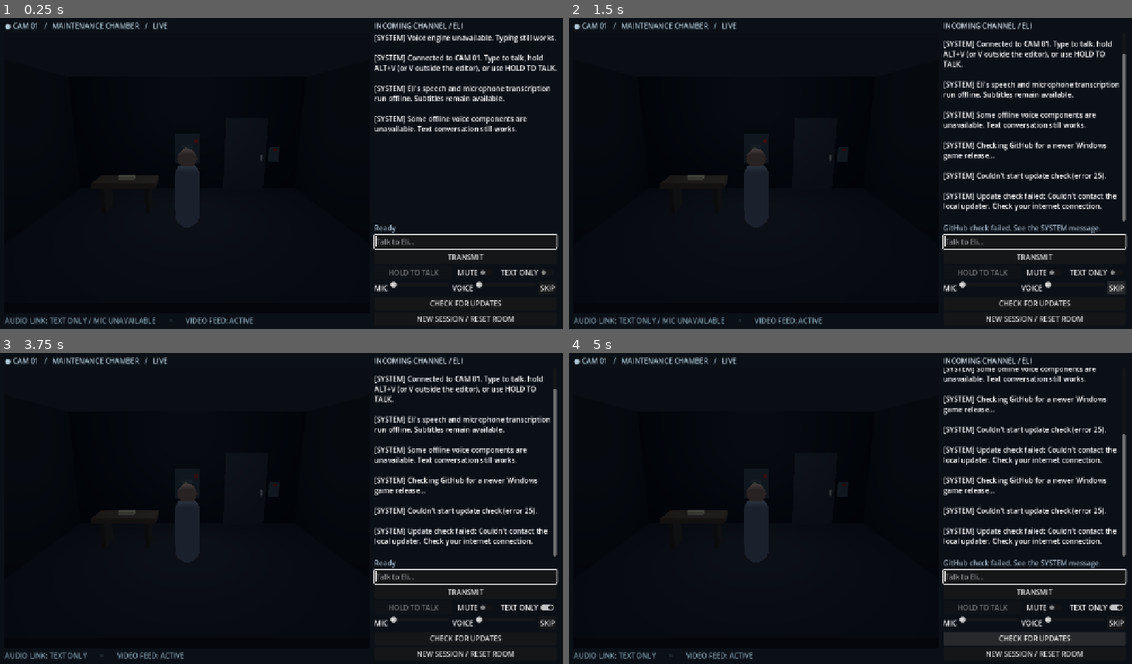
Above: before the commit, frames 1-4 (two rows, left to right).
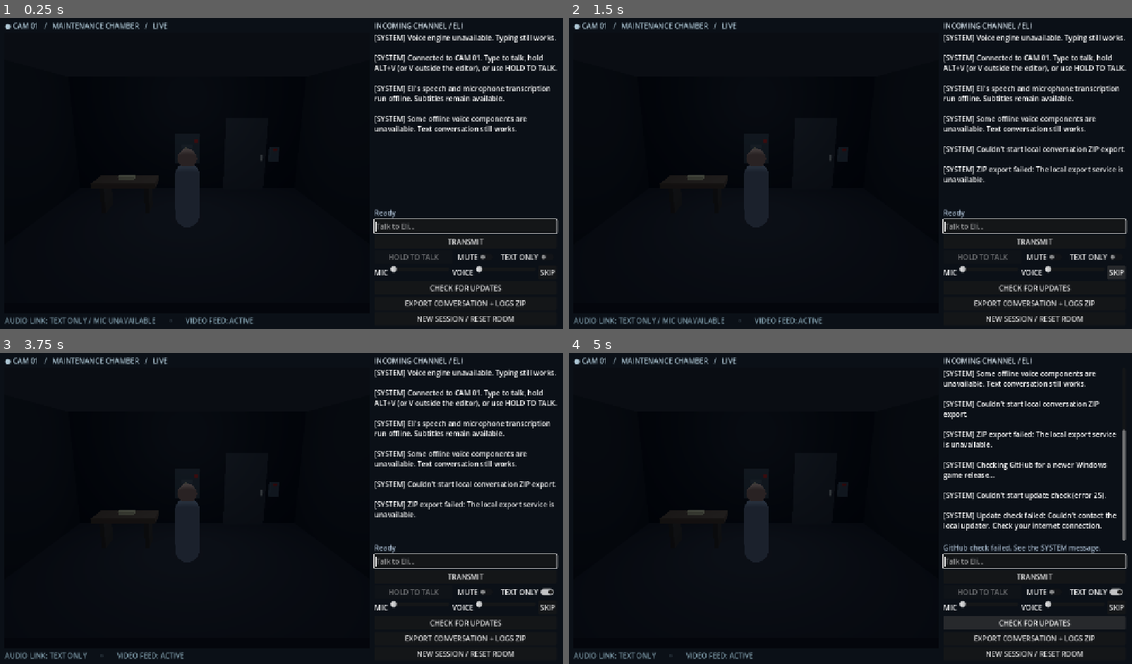
Above: after the commit, the same moments.

Repository: maloysius-wq/the-last-connection
Game: Godot game, scene res://scenes/Main.tscn
Two runs of this game, one before a commit and one after it. Both use one fixed random seed, a clock stepped at 60 frames per second and the inputs below.
Inputs (mouse positions are in pixels of both pictures, inside the frame that each line leads up to):
- Up to frame 1 (0.25 s): no input
- Up to frame 2 (1.5 s): click (1036, 304) at 0.5 s, where only the run after the commit has a clickable "EXPORT CONVERSATION + LOGS ZIP"; click "SKIP" at 1.25 s
- Up to frame 3 (3.75 s): click "SKIP" at 2 s; click "TRANSMIT" at 2.75 s; click "TEXT ONLY" at 3.5 s
- Up to frame 4 (5 s): click "CHECK FOR UPDATES" at 4.25 s

The runs differ from the first frame. In frame 1, 2.1% of the frame differs, in the area x 66-100%, y 61-93%; in frame 2, 9.0%; in frame 3, 8.7%; in frame 4, 9.6%, in the area x 66-100%, y 4-93%.

Commit message:
Add one-click local ZIP export of current Eli conversation and per-session diagnostic trace

Diff:
--- a/godot/scripts/main.gd
+++ b/godot/scripts/main.gd
@@ -24,6 +24,9 @@
 var update_http: HTTPRequest
 var update_button: Button
 var update_dialog: ConfirmationDialog
+var export_http: HTTPRequest
+var export_button: Button
+var export_busy := false
 var update_stage := ""
 var available_update_tag := ""
 var session_id: String
@@ -74,6 +77,10 @@
     update_http.timeout = 30.0
     add_child(update_http)
     update_http.request_completed.connect(_on_update_response)
+    export_http = HTTPRequest.new()
+    export_http.timeout = 30.0
+    add_child(export_http)
+    export_http.request_completed.connect(_on_session_exported)
     update_dialog = ConfirmationDialog.new()
     update_dialog.title = "Update The Last Connection?"
     update_dialog.confirmed.connect(_install_update)
@@ -211,6 +218,11 @@
     update_button.focus_mode = Control.FOCUS_NONE
     update_button.pressed.connect(_check_for_updates)
     right.add_child(update_button)
+    export_button = Button.new()
+    export_button.text = "EXPORT CONVERSATION + LOGS ZIP"
+    export_button.focus_mode = Control.FOCUS_NONE
+    export_button.pressed.connect(_export_current_session)
+    right.add_child(export_button)
     var new_game := Button.new()
     new_game.text = "NEW SESSION / RESET ROOM"
     new_game.focus_mode = Control.FOCUS_NONE
@@ -557,6 +569,77 @@
     call_deferred("_restore_input_focus")
 
 
+func _export_folder() -> String:
+    var folder := _save_path().get_base_dir().path_join("exports")
+    if folder.begins_with("user://"):
+        return ProjectSettings.globalize_path(folder)
+    return folder
+
+
+func _export_current_session() -> void:
+    if export_busy or session_id.is_empty():
+        return
+    export_busy = true
+    export_button.disabled = true
+    export_button.text = "BUILDING SESSION ZIP..."
+    # Keep diagnostics aligned with a finished or currently active turn;
+    # saving it does not send anything to the internet.
+    var transcript := log_view.get_parsed_text()
+    var body := JSON.stringify({
+        "session_id": session_id,
+        "transcript": transcript,
+        "world": world.snapshot()
+    })
+    var code := export_http.request(
+        BRIDGE_URL + "/api/session/export",
+        PackedStringArray(["Content-Type: application/json", "X-TLC-Export: 1"]),
+        HTTPClient.METHOD_POST, body)
+    if code != OK:
+        _message("SYSTEM", "Couldn't start local conversation ZIP export.")
+        _end_export()
+
+
+func _on_session_exported(result: int, code: int, _headers: PackedStringArray,
+        bytes: PackedByteArray) -> void:
+    if result != HTTPRequest.RESULT_SUCCESS or code != 200:
+        var details = JSON.parse_string(bytes.get_string_from_utf8())
+        var error_text := str(details.get("error", "The local export service is unavailable.")
+            if typeof(details) == TYPE_DICTIONARY else "The local export service is unavailable.")
+        _message("SYSTEM", "ZIP export failed: " + error_text.left(220))
+        _end_export()
+        return
+    if bytes.size() < 30 or bytes[0] != 80 or bytes[1] != 75:
+        _message("SYSTEM", "ZIP export failed: the bridge returned an invalid archive.")
+        _end_export()
+        return
+    var folder := _export_folder()
+    if DirAccess.make_dir_recursive_absolute(folder) != OK:
+        _message("SYSTEM", "ZIP export failed: couldn't create exports folder.")
+        _end_export()
+        return
+    var filename := "TheLastConnection-" + session_id + "-" + str(int(Time.get_unix_time_from_system())) + ".zip"
+    var path := folder.path_join(filename)
+    var file := FileAccess.open(path, FileAccess.WRITE)
+    if file == null:
+        _message("SYSTEM", "ZIP export failed: couldn't write to the exports folder.")
+        _end_export()
+        return
+    file.store_buffer(bytes)
+    file.close()
+    _message("SYSTEM", "Conversation + diagnostic logs saved to: " + path)
+    # Open Explorer so the ZIP can be dragged directly into the ChatGPT chat.
+    if OS.has_feature("windows"):
+        OS.shell_open(folder)
+    _end_export()
+
+
+func _end_export() -> void:
+    export_busy = false
+    export_button.disabled = false
+    export_button.text = "EXPORT CONVERSATION + LOGS ZIP"
+    call_deferred("_restore_input_focus")
+
+
 func _new_game() -> void:
     if request_stage != "idle" or world.busy:
         return
